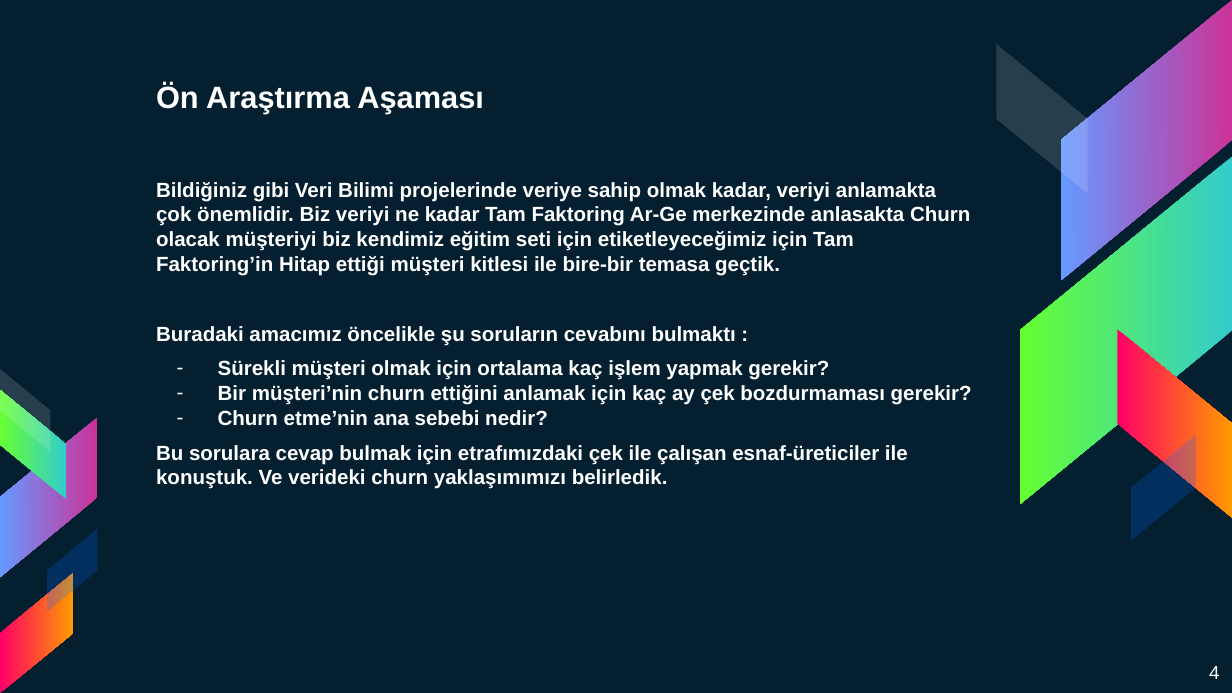
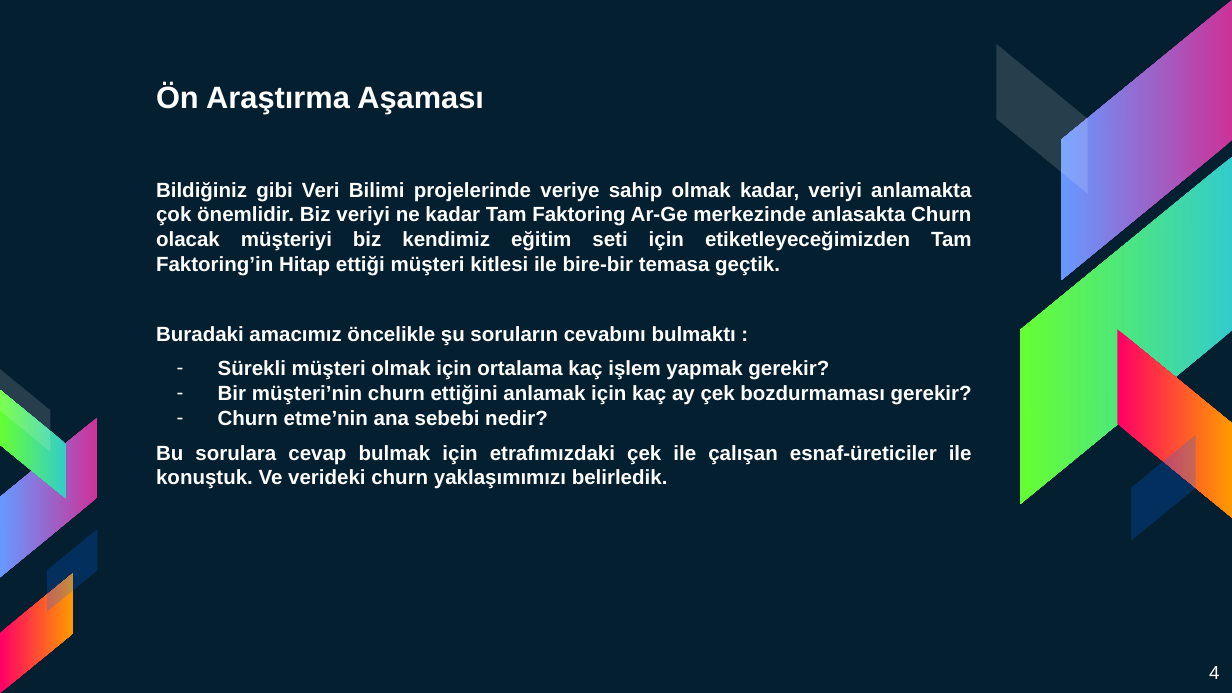
Before and after one commit to brokt/Detective-Churn, a slide deck: slide 4 of Presentation/Detective Churn Sunum.pptx. Drawn at 1232x693 pixels with LibreOffice and Linux fonts; fonts in the diff are those of the drawing. Boxes give left, top, right and bottom in pixels: in the first picture for what was removed or moved away, otherwise in the second. Text is boxed around its words. In the diff, an @@ line names an element or a change of style, - is before the commit and + after.

```diff
--- a/Presentation/Detective Churn Sunum.pptx
+++ b/Presentation/Detective Churn Sunum.pptx
@@ text at <box>156,182,972,276</box>: text changed @@
-Bildiğiniz gibi Veri Bilimi projelerinde veriye sahip olmak kadar, veriyi anlamakta çok önemlidir. Biz veriyi ne kadar Tam Faktoring Ar-Ge merkezinde anlasakta Churn olacak müşteriyi biz kendimiz eğitim seti için etiketleyeceğimiz için Tam Faktoring’in Hitap ettiği müşteri kitlesi ile bire-bir temasa geçtik.
+Bildiğiniz gibi Veri Bilimi projelerinde veriye sahip olmak kadar, veriyi anlamakta çok önemlidir. Biz veriyi ne kadar Tam Faktoring Ar-Ge merkezinde anlasakta Churn olacak müşteriyi biz kendimiz eğitim seti için etiketleyeceğimizden Tam Faktoring’in Hitap ettiği müşteri kitlesi ile bire-bir temasa geçtik.
@@ text at <box>156,326,972,489</box>: alignment left to justified @@
```
Also in this commit, not shown: 12 other slides changed, 2 slides added, 2 slides removed.
